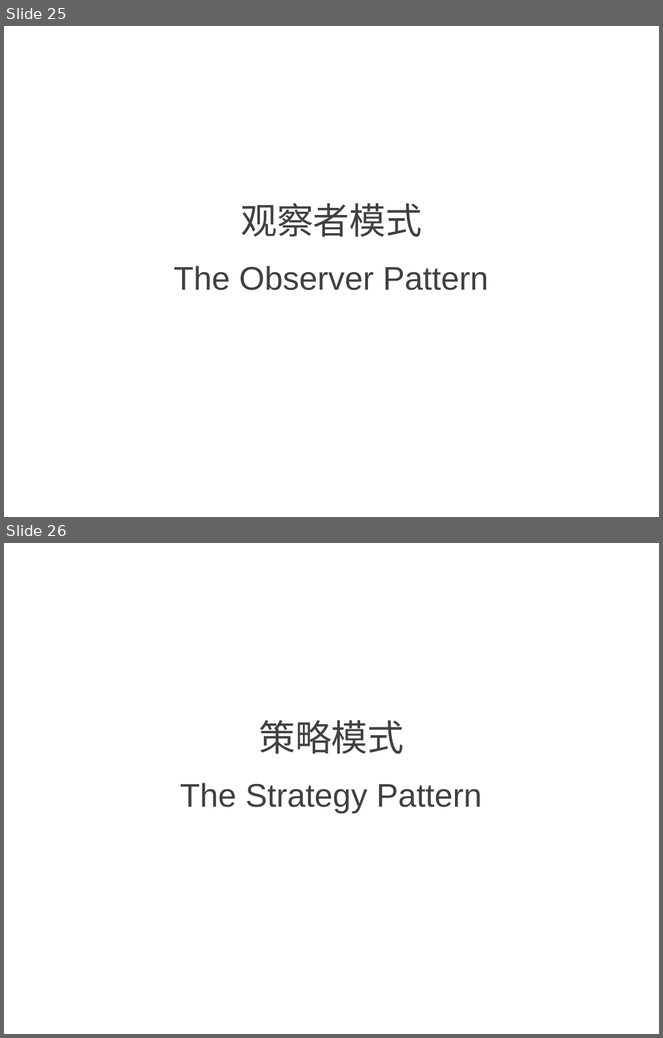
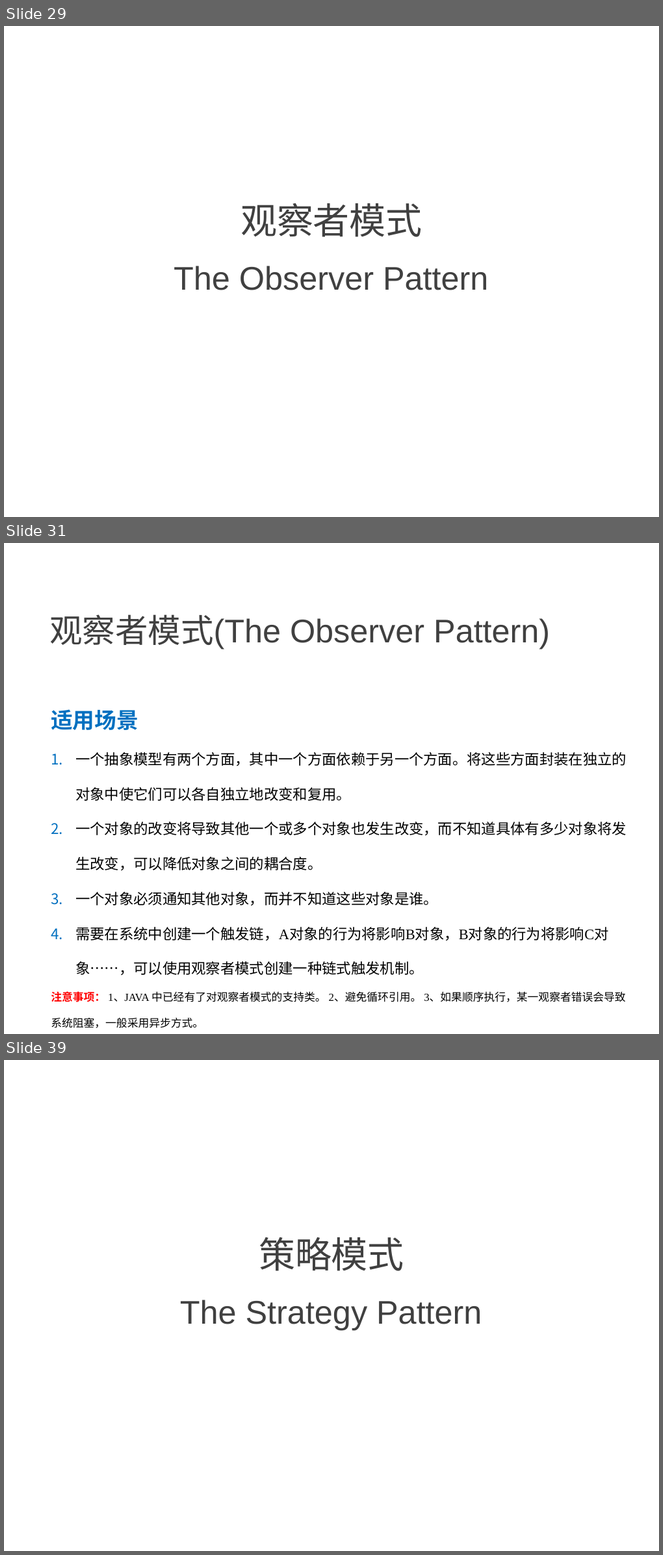
Before and after one commit to NewGr8Player/My-PPT, a slide deck: Design pattern/4.设计模式-行为型模式.pptx. Shown one above the other, each under a label of ours: slides 25 and 26 before the commit, slides 29, 31 and 39 after it; the slides between them are not shown. The pictures are 663x1038 and 663x1555 pixels, drawn with LibreOffice and Linux fonts; fonts in the diff are those of the drawing. Boxes give left, top, right and bottom in pixels: in the first picture for what was removed or moved away, otherwise in the second. Text is boxed around its words. In the diff, an @@ line names an element or a change of style, - is before the commit and + after.

```diff
--- a/Design pattern/4.设计模式-行为型模式.pptx
+++ b/Design pattern/4.设计模式-行为型模式.pptx
@@ slide 31 added at (4,543,659,1034), background #FFFFFF @@
@@ text added at (50,615,550,650), 36 pt, text #404040 @@
+观察者模式(The Observer Pattern)
@@ text added at (51,709,627,1029), 16 pt, text #000000 @@
+适用场景
+1. 一个抽象模型有两个方面，其中一个方面依赖于另一个方面。将这些方面封装在独立的对象中使它们可以各自独立地改变和复用。
+2. 一个对象的改变将导致其他一个或多个对象也发生改变，而不知道具体有多少对象将发生改变，可以降低对象之间的耦合度。
+3. 一个对象必须通知其他对象，而并不知道这些对象是谁。
+4. 需要在系统中创建一个触发链，A对象的行为将影响B对象，B对象的行为将影响C对象……，可以使用观察者模式创建一种链式触发机制。
+注意事项： 1、JAVA 中已经有了对观察者模式的支持类。 2、避免循环引用。 3、如果顺序执行，某一观察者错误会导致系统阻塞，一般采用异步方式。
@@ what was slide 25 is now slide 29 @@
@@ what was slide 26 is now slide 39 @@
```
Also in this commit, not shown: 1 slide changed, 12 other slides added.
